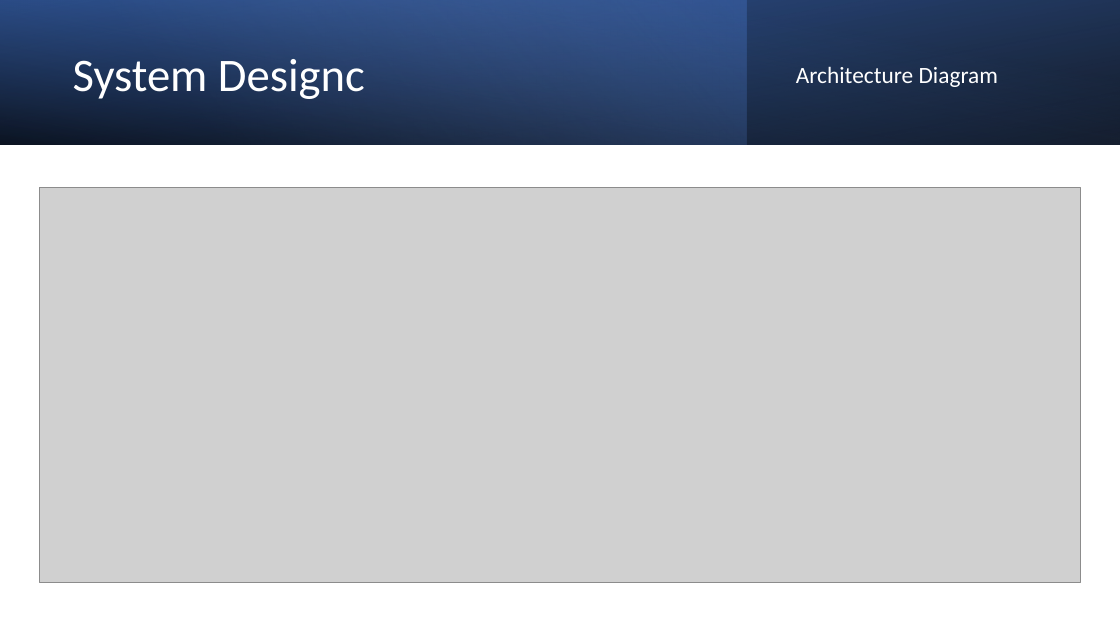
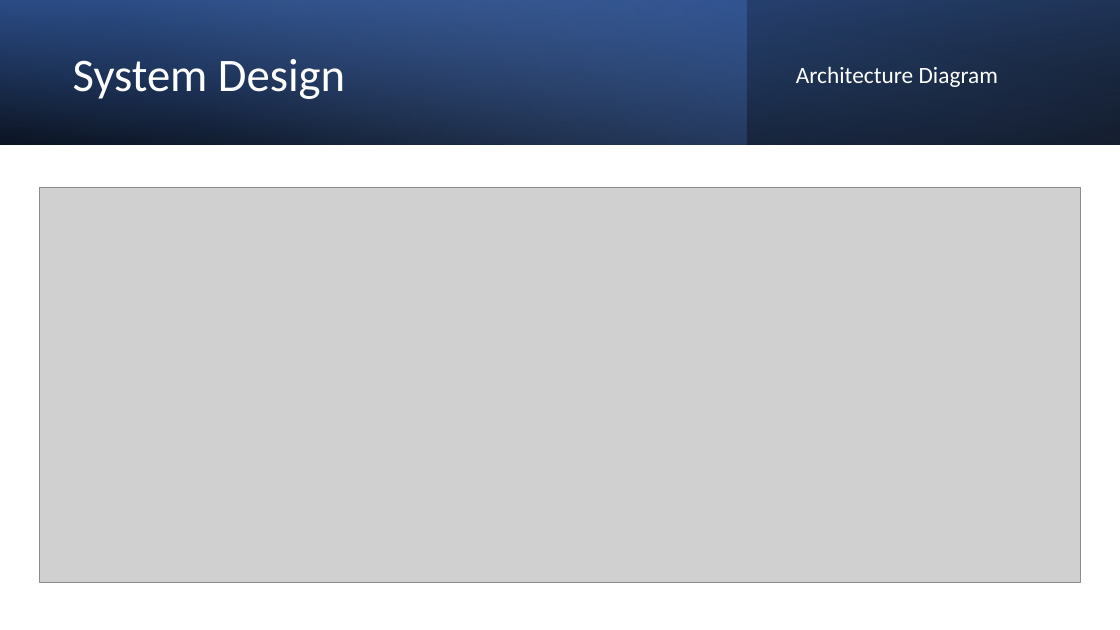
Before and after one commit to AlekseiTovkachev/shukersal-deal, a slide deck: slide 4 of docs/Presentation_v0.pptx. Drawn at 1120x630 pixels with LibreOffice and Linux fonts; fonts in the diff are those of the drawing; grey boxes stand for pictures. Boxes give left, top, right and bottom in pixels: in the first picture for what was removed or moved away, otherwise in the second. Text is boxed around its words. In the diff, an @@ line names an element or a change of style, - is before the commit and + after.

```diff
--- a/docs/Presentation_v0.pptx
+++ b/docs/Presentation_v0.pptx
@@ title at [73, 59, 345, 99]: text changed @@
-System Designc
+System Design
```
Also in this commit, not shown: 1 other slide changed, 1 other file.
